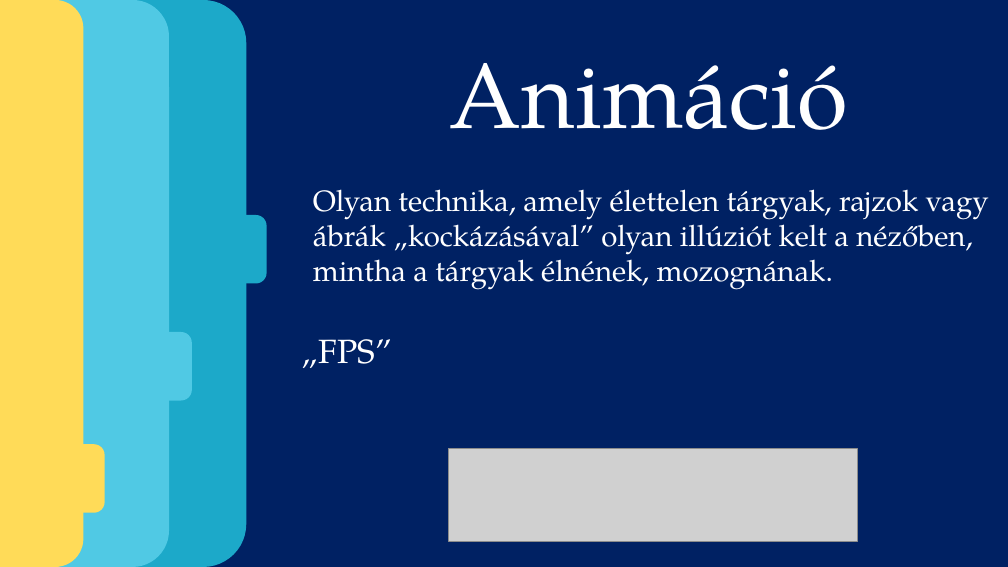
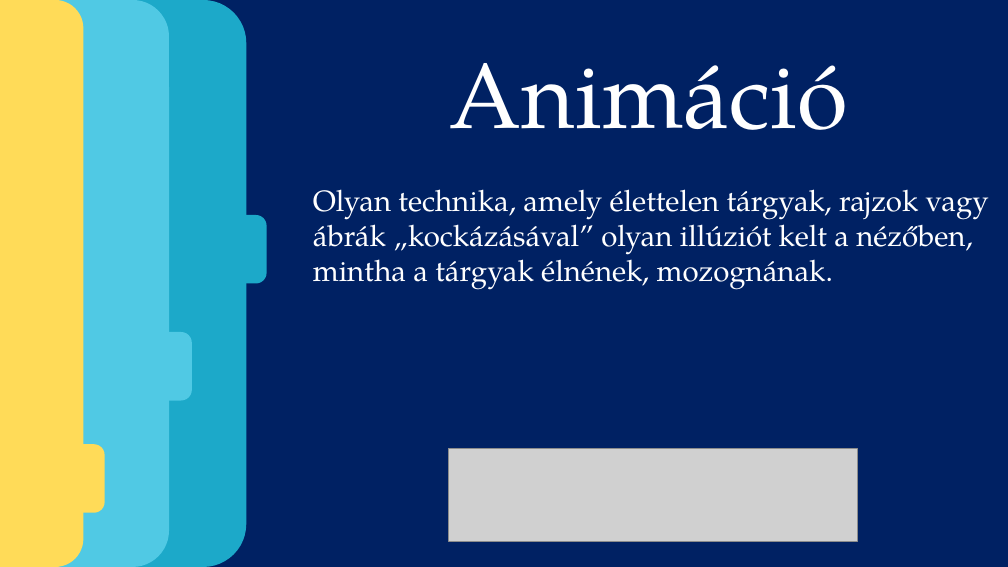
Before and after one commit to majorbalintistvan/pygame_html-ppt, a slide deck: slide 3 of powerpoint.pptx. Drawn at 1008x567 pixels with LibreOffice and Linux fonts; fonts in the diff are those of the drawing; grey boxes stand for pictures; background and template pictures are left out. Boxes give left, top, right and bottom in pixels: in the first picture for what was removed or moved away, otherwise in the second. Text is boxed around its words. In the diff, an @@ line names an element or a change of style, - is before the commit and + after.

Commit message:
ppt

```diff
--- a/powerpoint.pptx
+++ b/powerpoint.pptx
@@ text removed at [302, 339, 392, 368] @@
-„FPS”
```
Also in this commit, not shown: 1 slide added, 1 slide removed.
